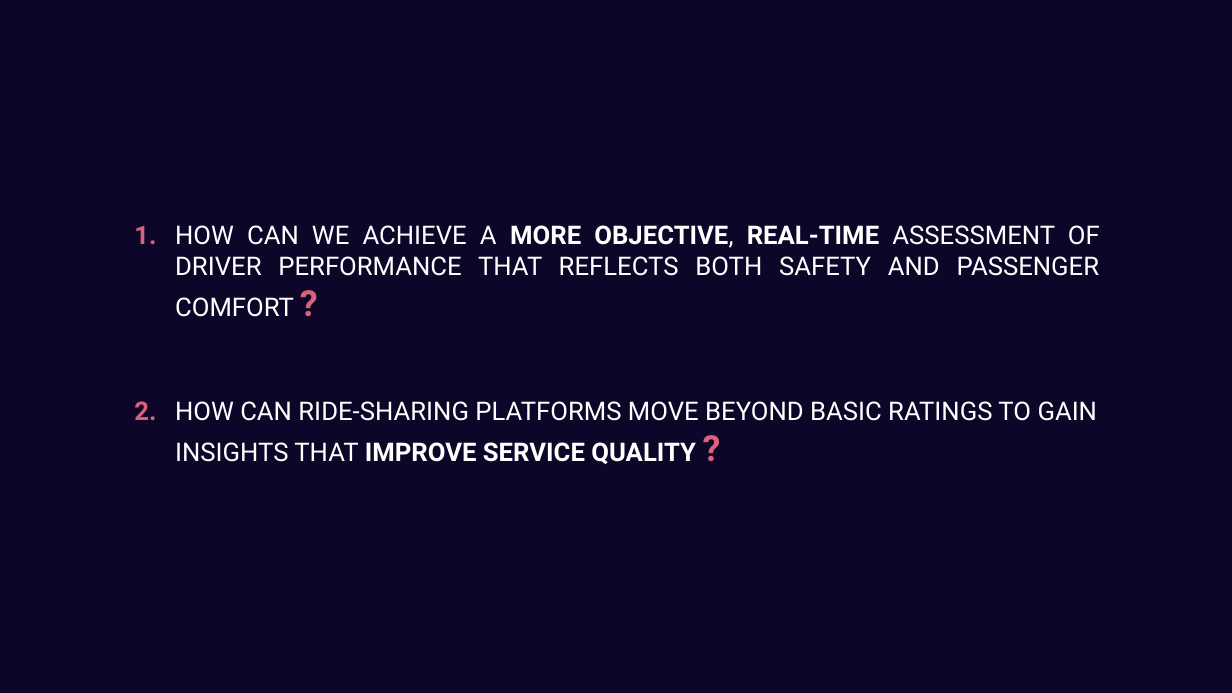
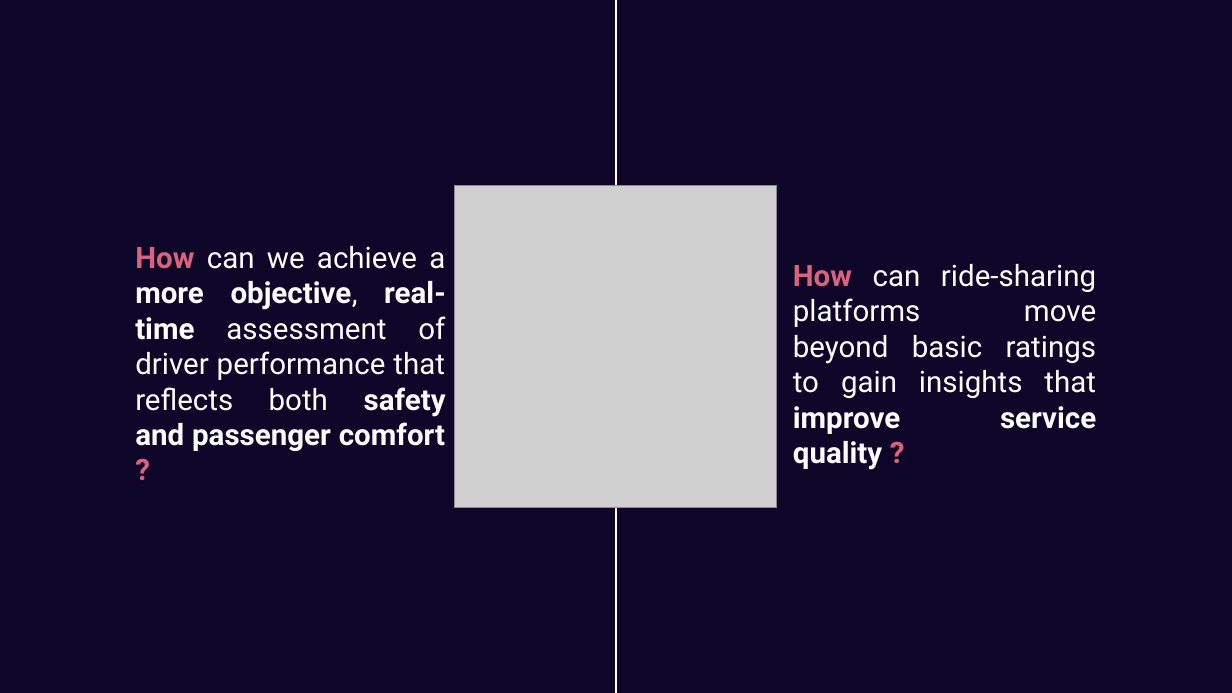
Before and after one commit to GiuseppeSoriano/MoodPilot, a slide deck: slide 5 of Idea/Idea_Presentation.pptx (slide 7 before the commit). Drawn at 1232x693 pixels with LibreOffice and Linux fonts; fonts in the diff are those of the drawing; grey boxes stand for pictures. Boxes give left, top, right and bottom in pixels: in the first picture for what was removed or moved away, otherwise in the second. Text is boxed around its words. In the diff, an @@ line names an element or a change of style, - is before the commit and + after.

```diff
--- a/Idea/Idea_Presentation.pptx
+++ b/Idea/Idea_Presentation.pptx
@@ line added from (616, 693) to (616, 0), #FFFFFF 2.25 pt @@
@@ picture added at bbox=[455, 186, 776, 507] @@
@@ text removed at bbox=[134, 226, 156, 244] @@
-1.
@@ text at bbox=[135, 246, 446, 451]: text changed; size 20 to 23 pt @@
-HOW CAN WE ACHIEVE A MORE OBJECTIVE, REAL-TIME ASSESSMENT OF DRIVER PERFORMANCE THAT REFLECTS BOTH SAFETY AND PASSENGER COMFORT ?
+How can we achieve a more objective, real-time assessment of driver performance that reflects both safety and passenger comfort ?
@@ text at bbox=[793, 264, 1096, 434]: text changed; size 20 to 23 pt @@
-HOW CAN RIDE-SHARING PLATFORMS MOVE BEYOND BASIC RATINGS TO GAIN INSIGHTS THAT IMPROVE SERVICE QUALITY ?
+How can ride-sharing platforms move beyond basic ratings to gain insights that improve service quality ?
@@ text removed at bbox=[134, 401, 156, 420] @@
-2.
```
Also in this commit, not shown: 5 other slides changed, 2 slides removed, 1 other file.
